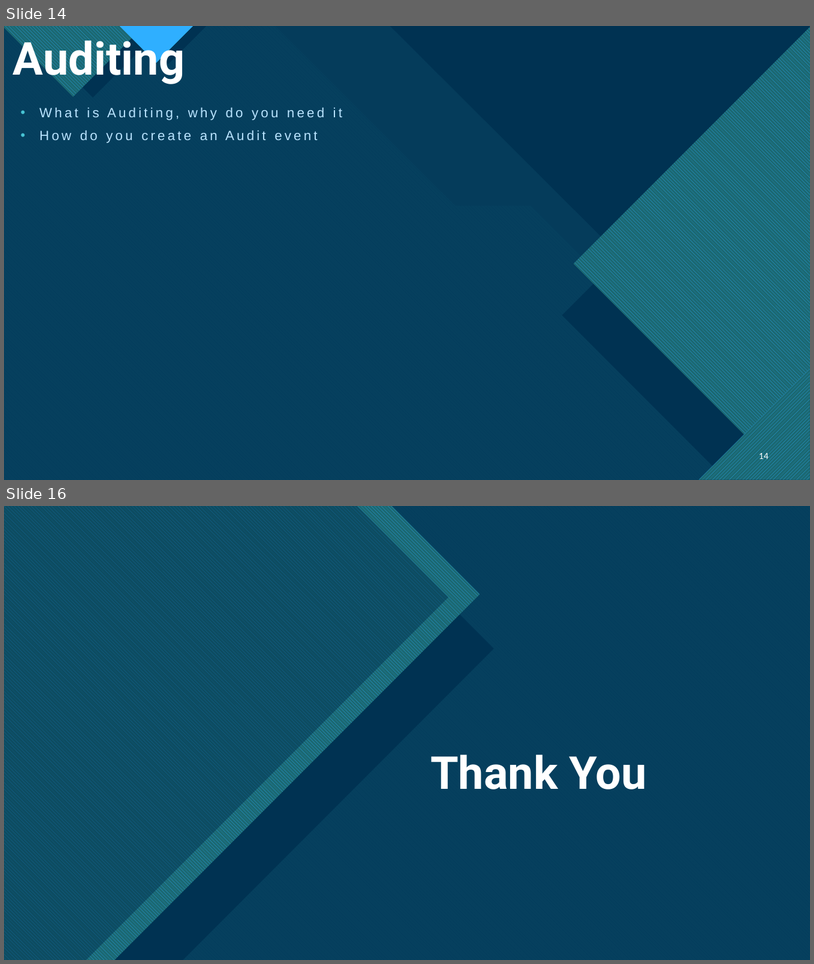
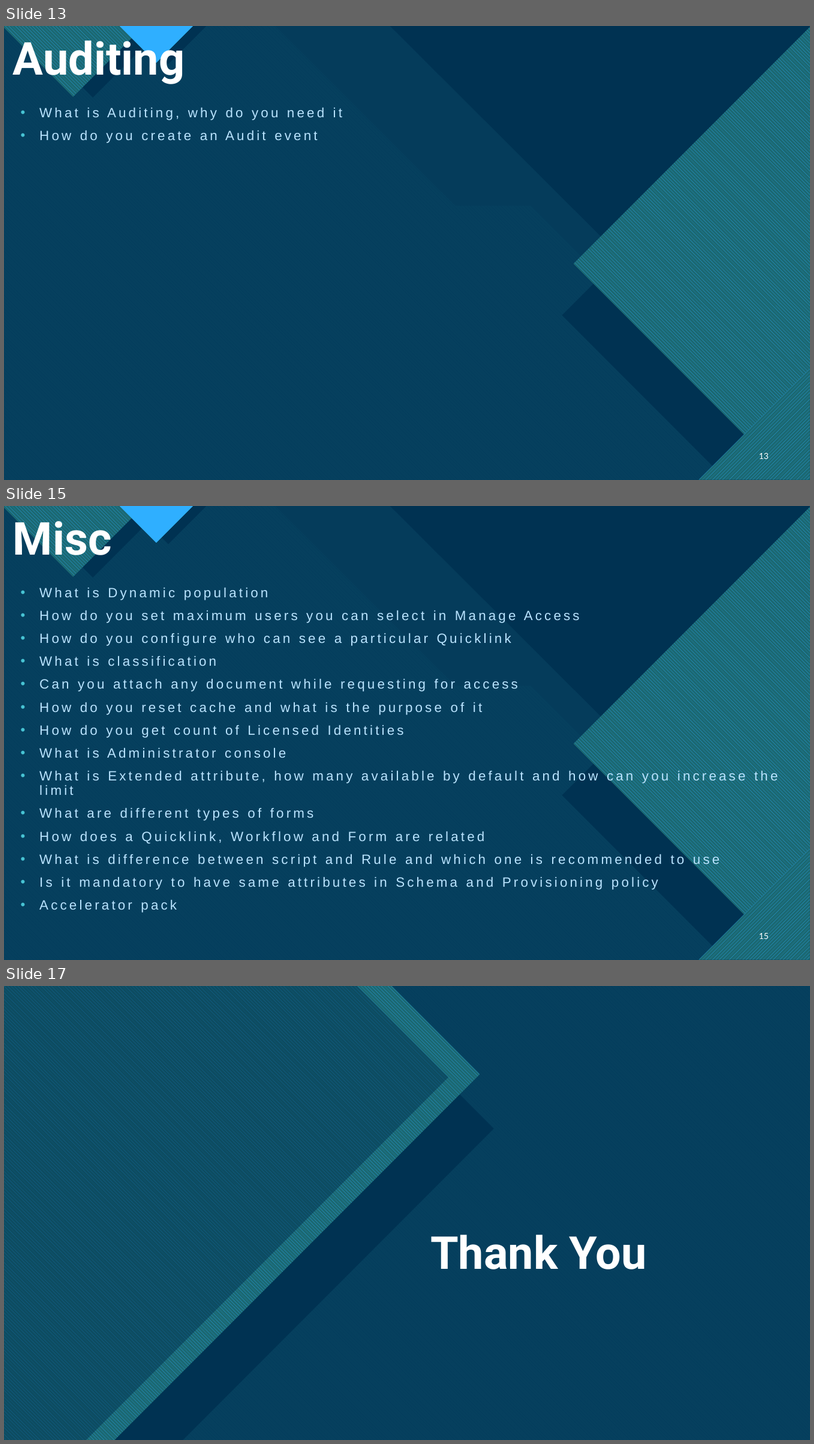
Before and after one commit to MVKR7/SailPoint-IIQ, a slide deck: Content/SailPoint_IdentityIQ_Interview_Questions.pptx. Shown one above the other, each under a label of ours: slides 14 and 16 before the commit, slides 13, 15 and 17 after it; the slides between them are not shown. The pictures are 814x964 and 814x1444 pixels, drawn with LibreOffice and Linux fonts; fonts in the diff are those of the drawing. Boxes give left, top, right and bottom in pixels: in the first picture for what was removed or moved away, otherwise in the second. Text is boxed around its words. In the diff, an @@ line names an element or a change of style, - is before the commit and + after.

```diff
--- a/Content/SailPoint_IdentityIQ_Interview_Questions.pptx
+++ b/Content/SailPoint_IdentityIQ_Interview_Questions.pptx
@@ slide 15 added at bbox=[4, 506, 810, 960], background #FFFFFF; not listed: 22 template elements that a slide beside it also shows @@
@@ title added at bbox=[13, 513, 111, 565], 54 pt, text #FFFFFF, bold @@
+Misc
@@ text added at bbox=[39, 588, 778, 912], 16 pt, text #BAE4FF @@
+• What is Dynamic population
+• How do you set maximum users you can select in Manage Access
+• How do you configure who can see a particular Quicklink
+• What is classification
+• Can you attach any document while requesting for access
+• How do you reset cache and what is the purpose of it
+• How do you get count of Licensed Identities
+• What is Administrator console
+• What is Extended attribute, how many available by default and how can you increase the limit
+• What are different types of forms
+• How does a Quicklink, Workflow and Form are related
+• What is difference between script and Rule and which one is recommended to use
+• Is it mandatory to have same attributes in Schema and Provisioning policy
+• Accelerator pack
@@ page number added at bbox=[759, 931, 769, 941], 10 pt, text #FFFFFF @@
+15
@@ what was slide 14 is now slide 13 @@
@@ page number at bbox=[759, 451, 769, 461]: text changed @@
-14
+13
@@ what was slide 16 is now slide 17 @@
```
Also in this commit, not shown: 9 slides changed, 3 other files.
